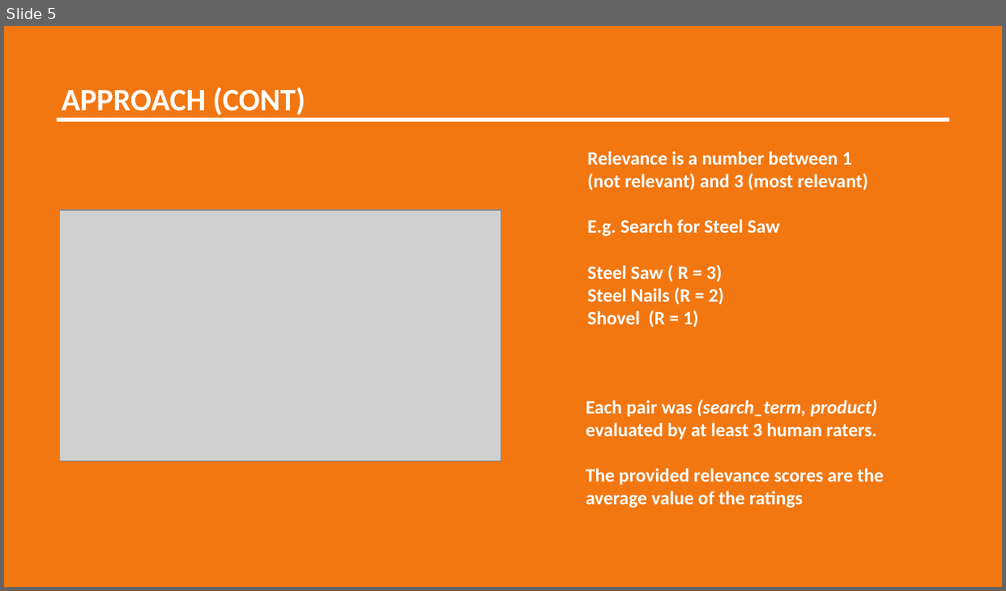
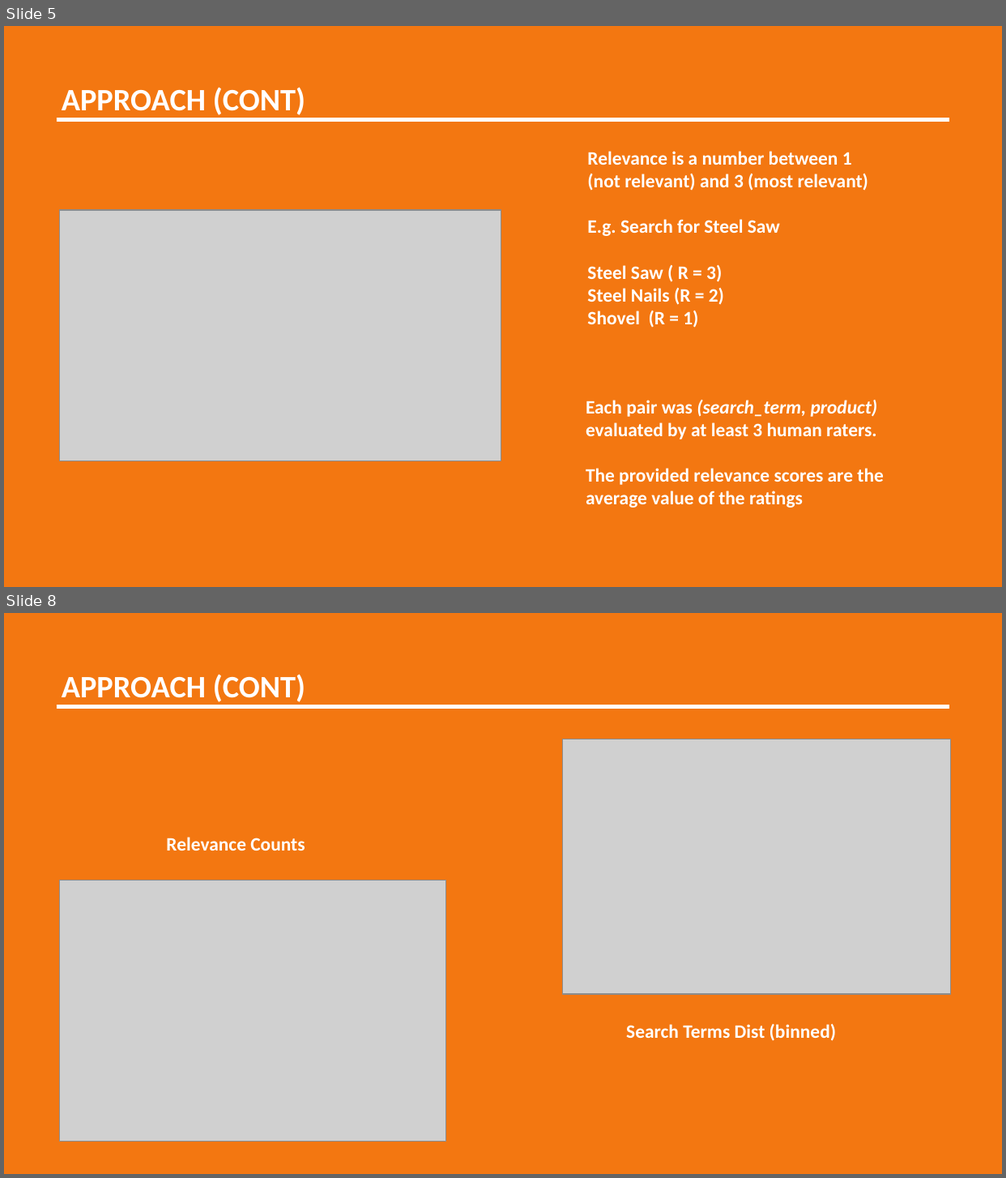
Before and after one commit to misrab/homework, a slide deck: BrandonWong/Project/Presentation.pptx. Shown one above the other, each under a label of ours: slide 5 before the commit, slides 5 and 8 after it; the slides between them are not shown. The pictures are 1006x591 and 1006x1178 pixels, drawn with LibreOffice and Linux fonts; fonts in the diff are those of the drawing; grey boxes stand for pictures. Boxes give left, top, right and bottom in pixels: in the first picture for what was removed or moved away, otherwise in the second. Text is boxed around its words. In the diff, an @@ line names an element or a change of style, - is before the commit and + after.

```diff
--- a/BrandonWong/Project/Presentation.pptx
+++ b/BrandonWong/Project/Presentation.pptx
@@ slide 8 added at (x1=4, y1=613, x2=1002, y2=1174), background #FFFFFF @@
@@ rectangle added at (x1=4, y1=613, x2=1002, y2=1174), fill #F37711 @@
@@ text added at (x1=62, y1=674, x2=305, y2=705), 23 pt, text #FFFFFF, bold @@
+APPROACH (CONT)
@@ line added from (57, 707) to (949, 707), #FFFFFF 3 pt @@
@@ picture added at (x1=562, y1=739, x2=950, y2=993) @@
@@ text added at (x1=166, y1=837, x2=305, y2=850), 14 pt, text #FFFFFF, bold @@
+Relevance Counts
@@ picture added at (x1=60, y1=880, x2=446, y2=1141) @@
@@ text added at (x1=626, y1=1024, x2=836, y2=1041), 14 pt, text #FFFFFF, bold @@
+Search Terms Dist (binned)
```
Also in this commit, not shown: 1 slide changed, 5 other slides added, 1 slide removed, 5 other files.
